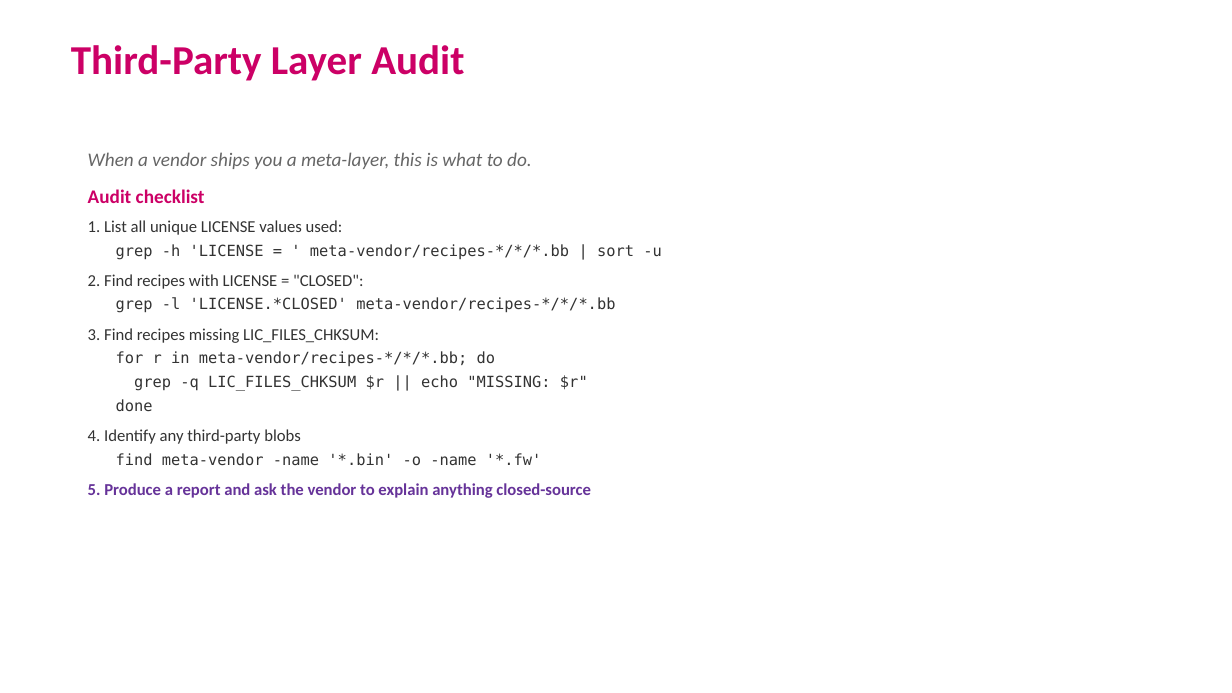
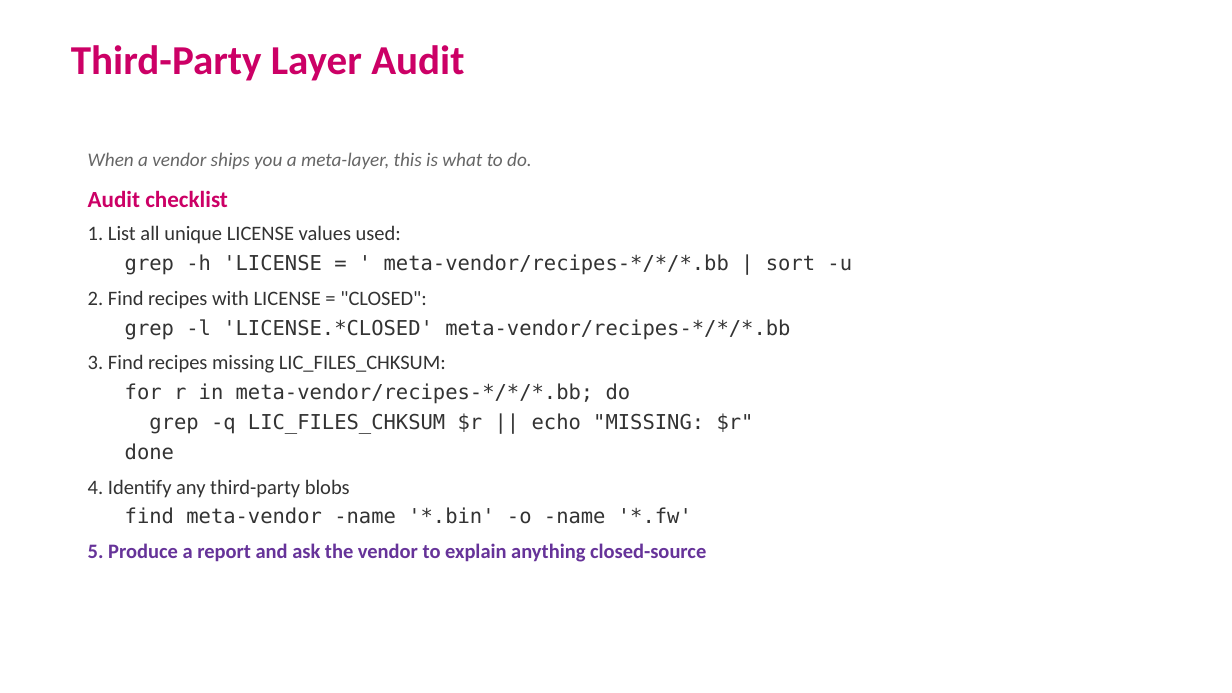
Before and after one commit to EmertxeInfoTech/Allegion-Training-Materials, a slide deck: slide 8 of yocto_training_all_session_decks/session_decks/D3S7_License_SBOM.pptx. Drawn at 1232x693 pixels with LibreOffice and Linux fonts; fonts in the diff are those of the drawing; background and template pictures are left out. Boxes give left, top, right and bottom in pixels: in the first picture for what was removed or moved away, otherwise in the second. Text is boxed around its words. In the diff, an @@ line names an element or a change of style, - is before the commit and + after.

```diff
--- a/yocto_training_all_session_decks/session_decks/D3S7_License_SBOM.pptx
+++ b/yocto_training_all_session_decks/session_decks/D3S7_License_SBOM.pptx
@@ text "Audit checklist" at box(88, 190, 852, 562): size 15 to 18 pt in "Audit checklist"; size 13 to 16 pt in "1. List all unique LICENSE values used:", "2. Find recipes with LICENSE = "CLOSED":", "3. Find recipes missing LIC_FILES_CHKSUM:", "4. Identify any third-party blobs" and 1 more places; size 12 to 16 pt in "grep -h 'LICENSE = ' meta-vendor/recipes-*/*/*.bb | ...", "grep -l 'LICENSE.*CLOSED' meta-vendor/recipes-*/*/*.bb", "for r in meta-vendor/recipes-*/*/*.bb; do", "grep -q LIC_FILES_CHKSUM $r || echo "MISSING: ..." and 2 more places @@
```
Also in this commit, not shown: 8 other slides changed, 17 other files.
